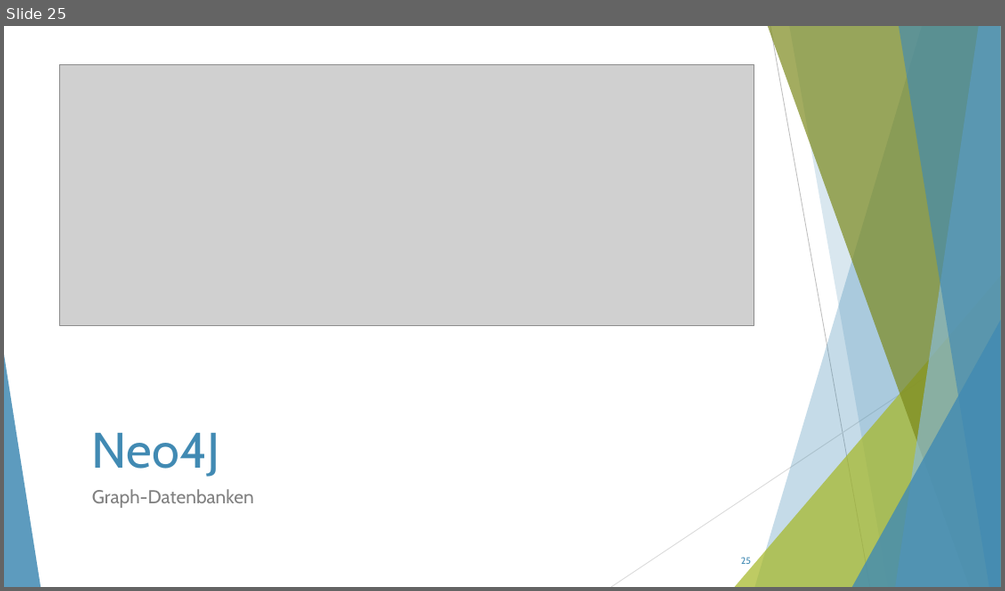
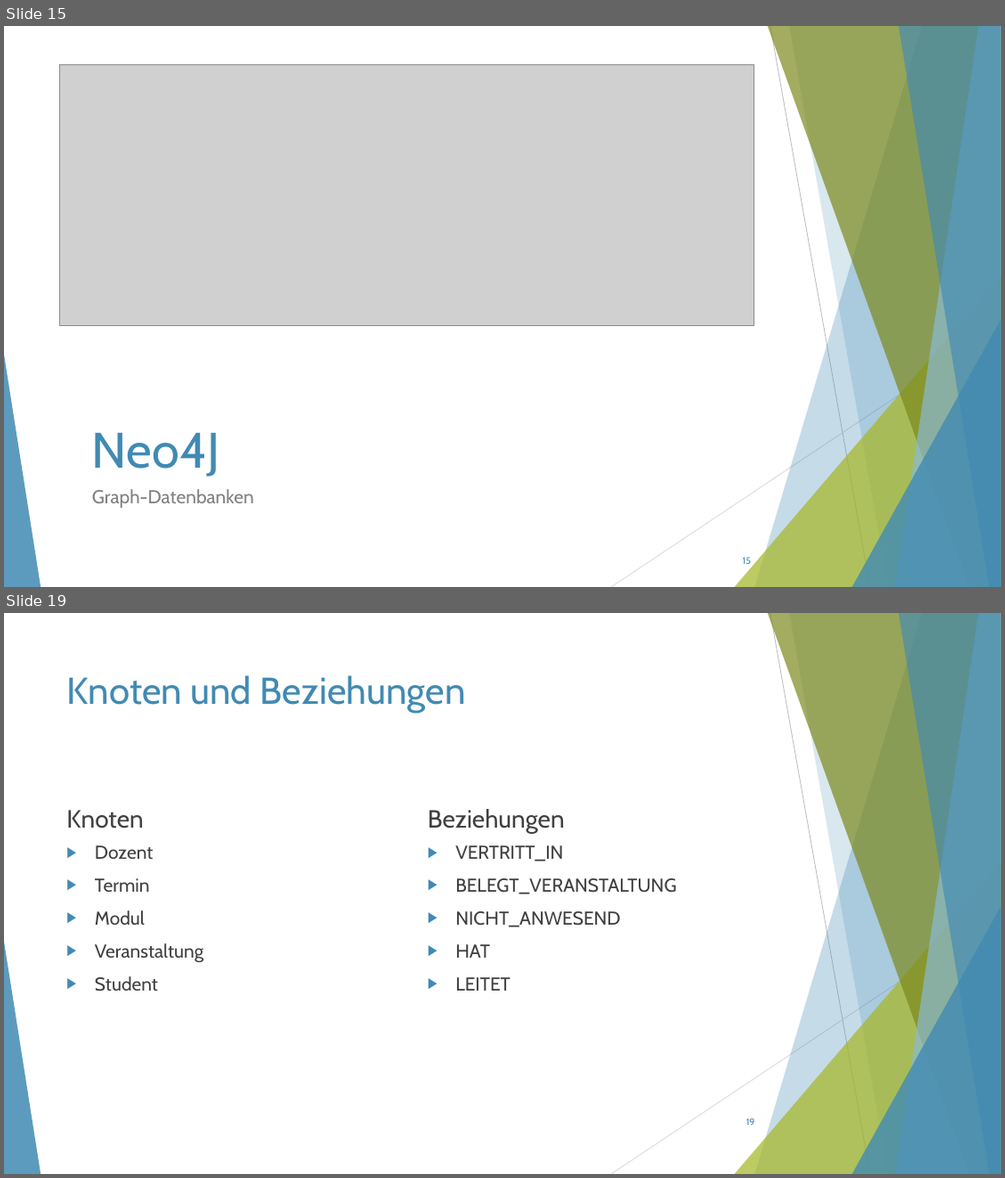
Before and after one commit to ThorbenKonopka/ModerneDB, a slide deck: Präsentation.pptx. Shown one above the other, each under a label of ours: slide 25 before the commit, slides 15 and 19 after it; the slides between them are not shown. The pictures are 1005x591 and 1005x1178 pixels, drawn with LibreOffice and Linux fonts; fonts in the diff are those of the drawing; grey boxes stand for pictures. Boxes give left, top, right and bottom in pixels: in the first picture for what was removed or moved away, otherwise in the second. Text is boxed around its words. In the diff, an @@ line names an element or a change of style, - is before the commit and + after.

```diff
--- a/Präsentation.pptx
+++ b/Präsentation.pptx
@@ slide 19 added at box(4, 613, 1001, 1174), background #FFFFFF; not listed: 10 template elements that a slide beside it also shows @@
@@ title added at box(67, 675, 466, 713), 36 pt, text #418AB3 @@
+Knoten und Beziehungen
@@ text added at box(66, 810, 143, 828), 24 pt, text #404040 @@
+Knoten
@@ text added at box(428, 809, 565, 834), 24 pt, text #404040 @@
+Beziehungen
@@ text added at box(95, 845, 203, 991), 18 pt, text #404040 @@
+▶ Dozent
+▶ Termin
+▶ Modul
+▶ Veranstaltung
+▶ Student
@@ text added at box(455, 845, 676, 990), 18 pt, text #404040 @@
+▶ VERTRITT_IN
+▶ BELEGT_VERANSTALTUNG
+▶ NICHT_ANWESEND
+▶ HAT
+▶ LEITET
@@ page number added at box(746, 1118, 755, 1125), 9 pt, text #418AB3 @@
+19
@@ what was slide 25 is now slide 15 @@
@@ page number at box(743, 556, 751, 564): text changed @@
-25
+15
```
Also in this commit, not shown: 9 slides changed, 28 other slides added, 5 slides removed, 1 other file.
